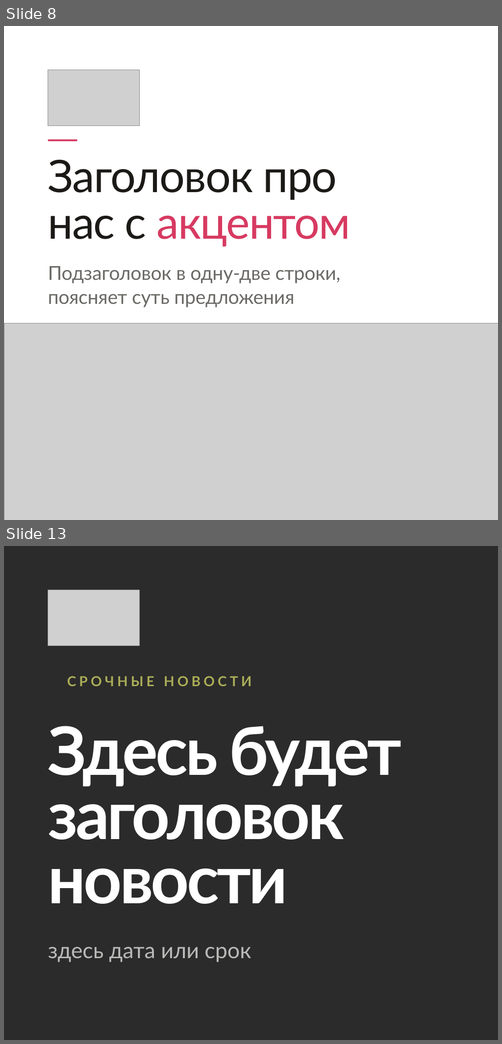
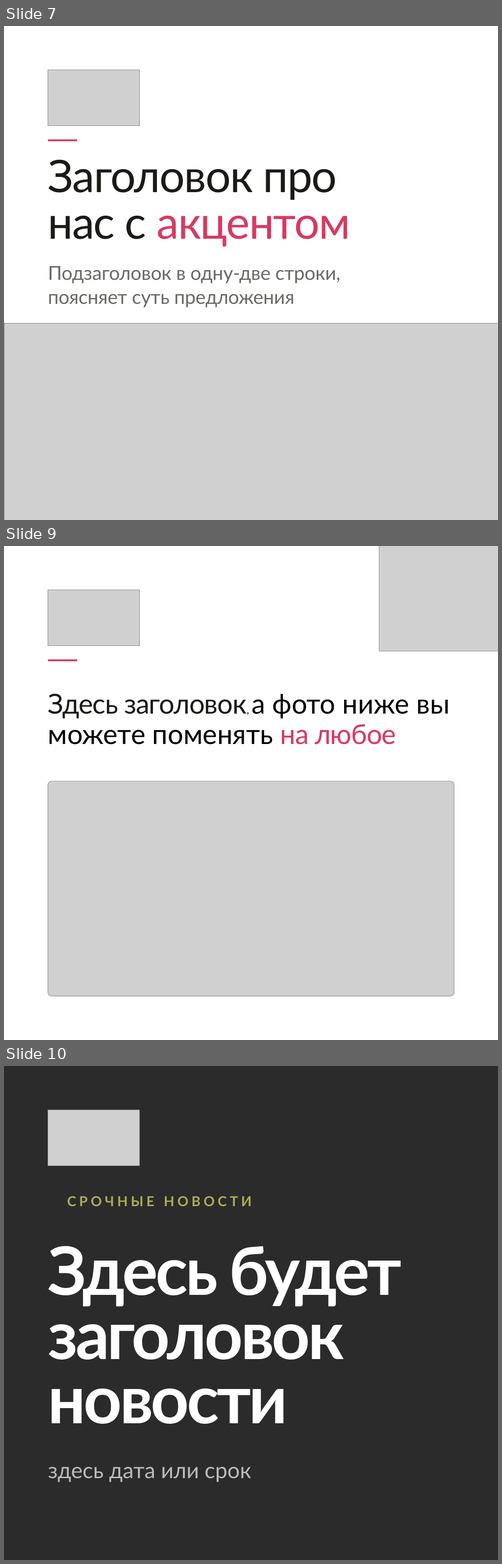
Before and after one commit to fagencymarketing-coder/design-system, a slide deck: editable/1plus1-templates.pptx. Shown one above the other, each under a label of ours: slides 8 and 13 before the commit, slides 7, 9 and 10 after it; the slides between them are not shown. The pictures are 502x1044 and 502x1564 pixels, drawn with LibreOffice and Linux fonts; fonts in the diff are those of the drawing; grey boxes stand for pictures; background and template pictures are left out; a plain dark background stands for a picture behind light text. Boxes give left, top, right and bottom in pixels: in the first picture for what was removed or moved away, otherwise in the second. Text is boxed around its words. In the diff, an @@ line names an element or a change of style, - is before the commit and + after.

```diff
--- a/editable/1plus1-templates.pptx
+++ b/editable/1plus1-templates.pptx
@@ slide 9 added at [4, 546, 498, 1040], background picture (left out) @@
@@ picture added at [379, 546, 498, 651] @@
@@ picture added at [48, 590, 139, 645] @@
@@ rectangle added at [48, 659, 78, 661], fill #D73A61 @@
@@ text added at [48, 693, 450, 744], 45 pt, text #000000 @@
+Здесь заголовок, а фото ниже вы
+можете поменять на любое
@@ picture added at [48, 781, 454, 996] @@
@@ what was slide 8 is now slide 7 @@
@@ what was slide 13 is now slide 10 @@
```
Also in this commit, not shown: 4 slides changed, 5 slides removed, 4 other files.
